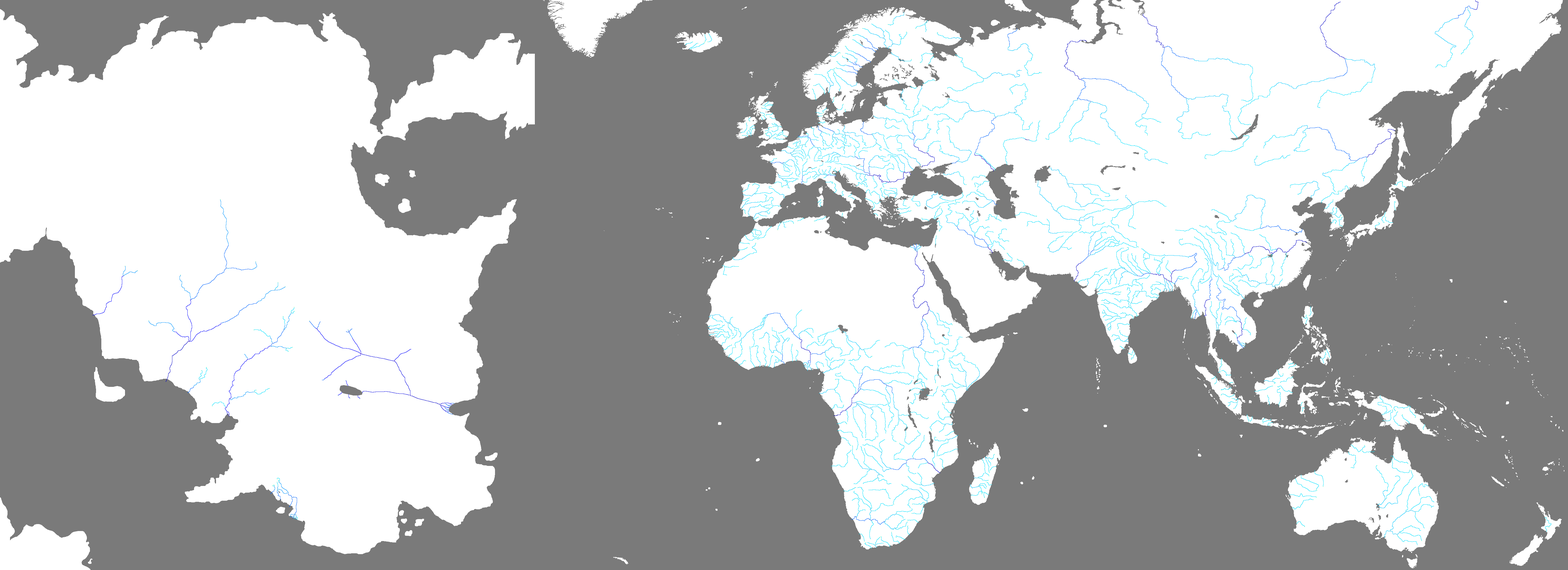
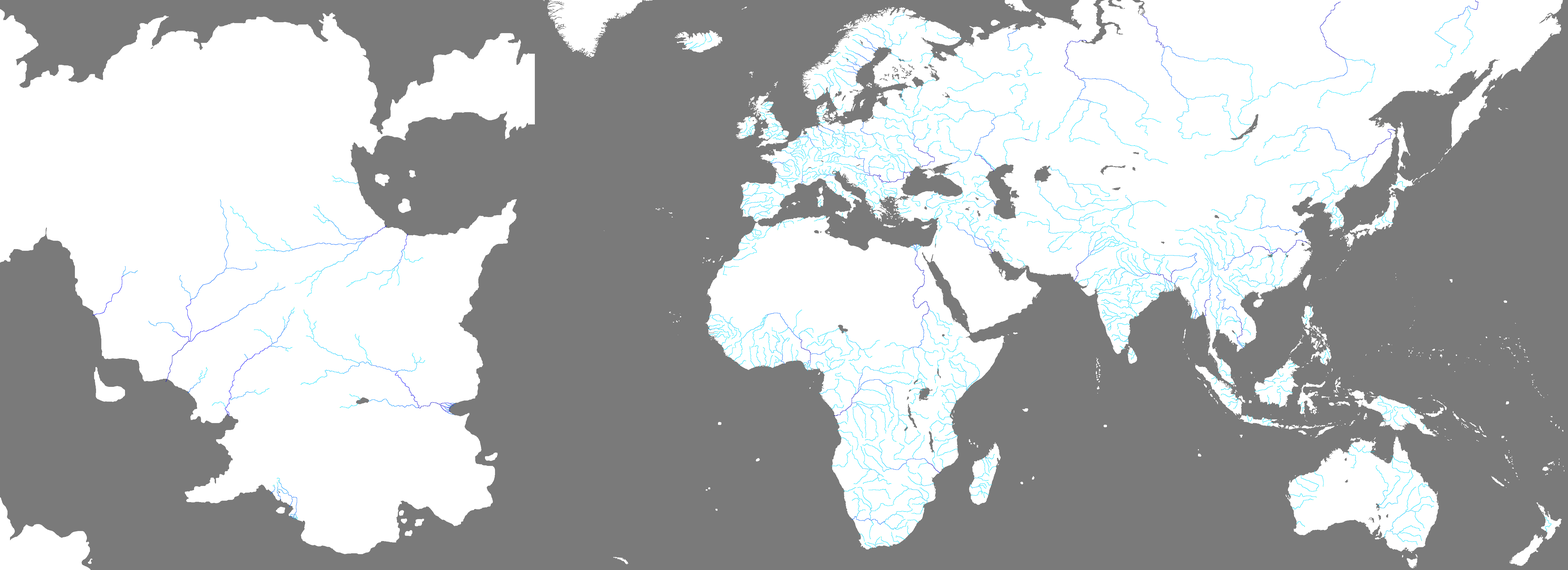
Before/after of a 1568 × 570 layered artwork. What changed in the layer stack:
added layer "daren" above "Pasted Layer" over [230, 175, 424, 311]
added layer "Pasted Layer" above "rivers.bmp" over [300, 309, 457, 415]
painted on "rivers.bmp" over [125, 261, 420, 487]
